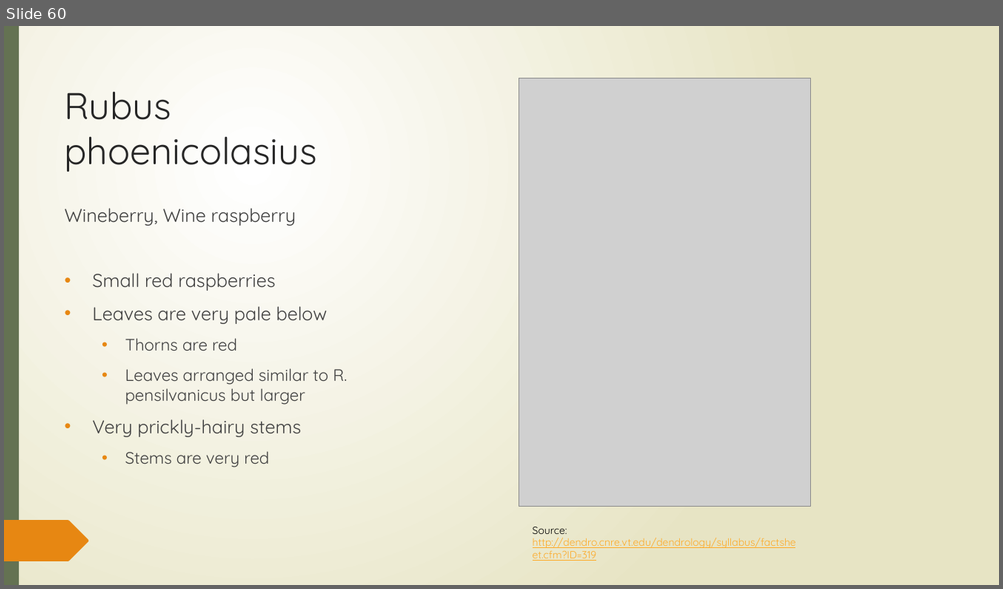
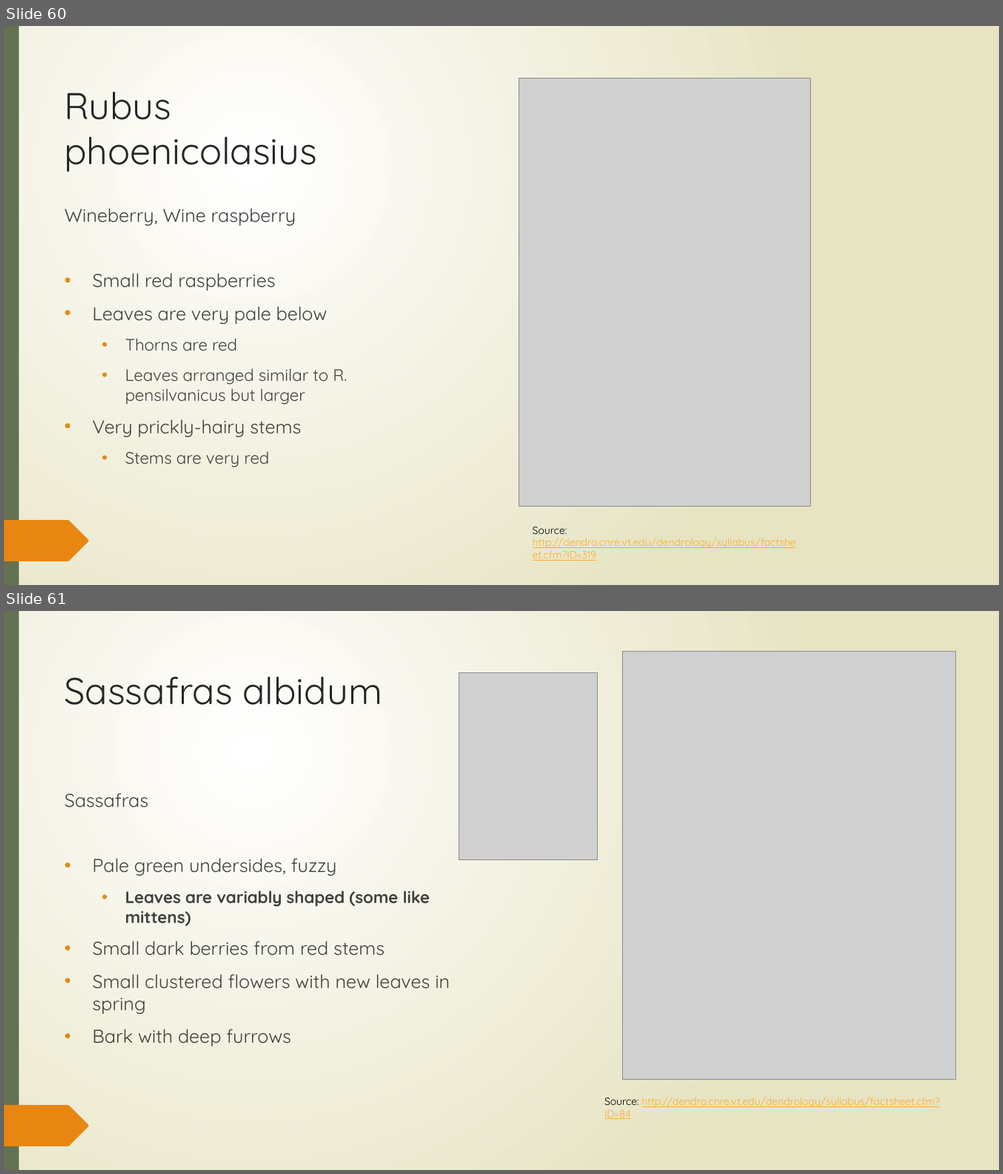
Before and after one commit to SCBI-ForestGEO/SCBI-ForestGEO-Data, a slide deck: species_lists/Full plant list/plants_in_ForestGEO_plot.pptx. Shown one above the other, each under a label of ours: slide 60 before the commit, slides 60 and 61 after it. The pictures are 1003x589 and 1003x1174 pixels, drawn with LibreOffice and Linux fonts; fonts in the diff are those of the drawing; grey boxes stand for pictures. Boxes give left, top, right and bottom in pixels: in the first picture for what was removed or moved away, otherwise in the second. Text is boxed around its words. In the diff, an @@ line names an element or a change of style, - is before the commit and + after.

```diff
--- a/species_lists/Full plant list/plants_in_ForestGEO_plot.pptx
+++ b/species_lists/Full plant list/plants_in_ForestGEO_plot.pptx
@@ slide 61 added at [4, 611, 999, 1170], background gradient #FFFFFF to #E8E6C4; not listed: 23 template elements that a slide beside it also shows @@
@@ rectangle added at [4, 611, 999, 1170], fill gradient #FFFFFF to #E8E6C4 @@
@@ rectangle added at [4, 611, 19, 1170], fill #647252 @@
@@ picture added at [623, 651, 956, 1079] @@
@@ title added at [65, 676, 383, 705], 36 pt, text #262626 @@
+Sassafras albidum
@@ picture added at [458, 673, 597, 860] @@
@@ text added at [65, 793, 449, 1047], 18 pt, text #404040 @@
+Sassafras
+• Pale green undersides, fuzzy
+  • Leaves are variably shaped (some like mittens)
+• Small dark berries from red stems
+• Small clustered flowers with new leaves in spring
+• Bark with deep furrows
@@ text added at [604, 1097, 940, 1119], 10 pt, text #FDAB2A, underline @@
+Source: http://dendro.cnre.vt.edu/dendrology/syllabus/factsheet.cfm?ID=84
@@ freeform shape added at [4, 1105, 89, 1147], fill #E78712 @@
```
Also in this commit, not shown: 12 slides changed, 3 other slides added, 4 slides removed.
